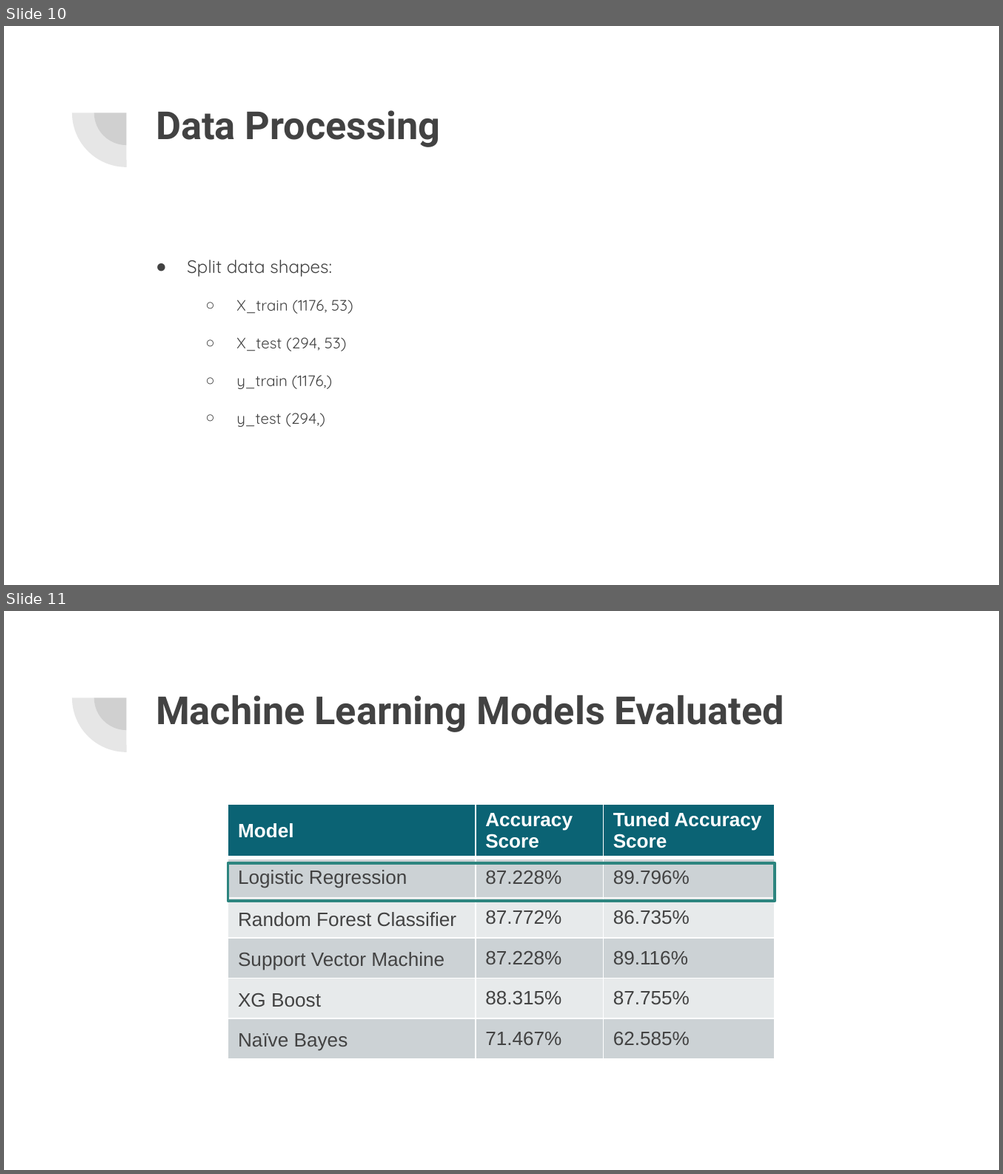
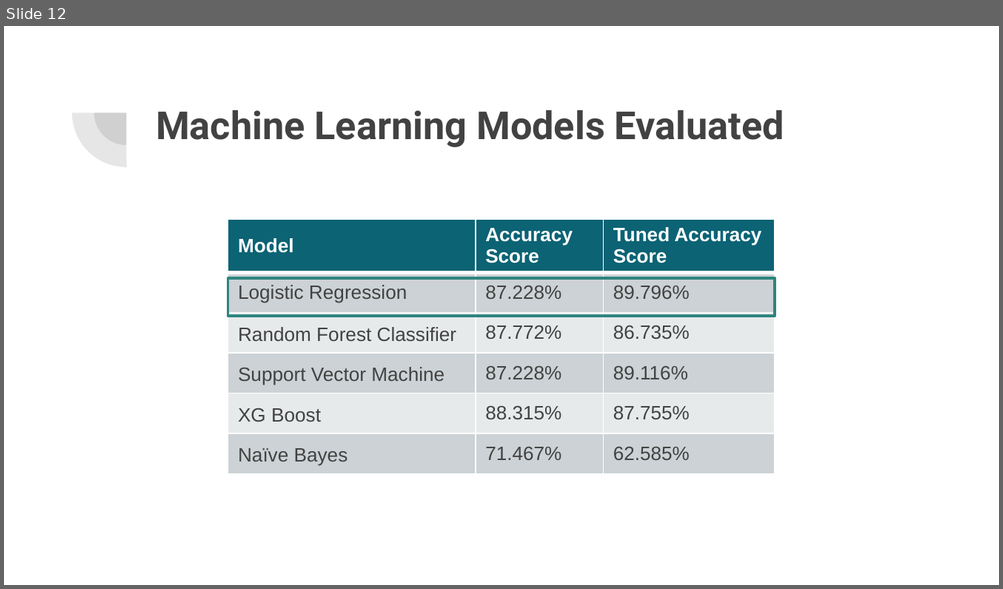
Before and after one commit to lykkelig/Group6_Final_Project, a slide deck: Presentation/Final Project Presentation.pptx. Shown one above the other, each under a label of ours: slides 10 and 11 before the commit, slide 12 after it. The pictures are 1003x1174 and 1003x589 pixels, drawn with LibreOffice and Linux fonts; fonts in the diff are those of the drawing. Boxes give left, top, right and bottom in pixels: in the first picture for what was removed or moved away, otherwise in the second. Text is boxed around its words. In the diff, an @@ line names an element or a change of style, - is before the commit and + after.

```diff
--- a/Presentation/Final Project Presentation.pptx
+++ b/Presentation/Final Project Presentation.pptx
@@ slide 10 removed at <box>4,26,999,585</box>, background #FFFFFF; not listed: 2 template elements that a slide beside it also shows @@
@@ title removed at <box>156,110,440,147</box> @@
-Data Processing
@@ text removed at <box>187,260,353,427</box> @@
-● Split data shapes:
-  ○ X_train (1176, 53)
-  ○ X_test (294, 53)
-  ○ y_train (1176,)
-  ○ y_test (294,)
@@ what was slide 11 is now slide 12 @@
```
Also in this commit, not shown: 8 slides changed, 3 slides added, 2 other slides removed, 2 other files.
